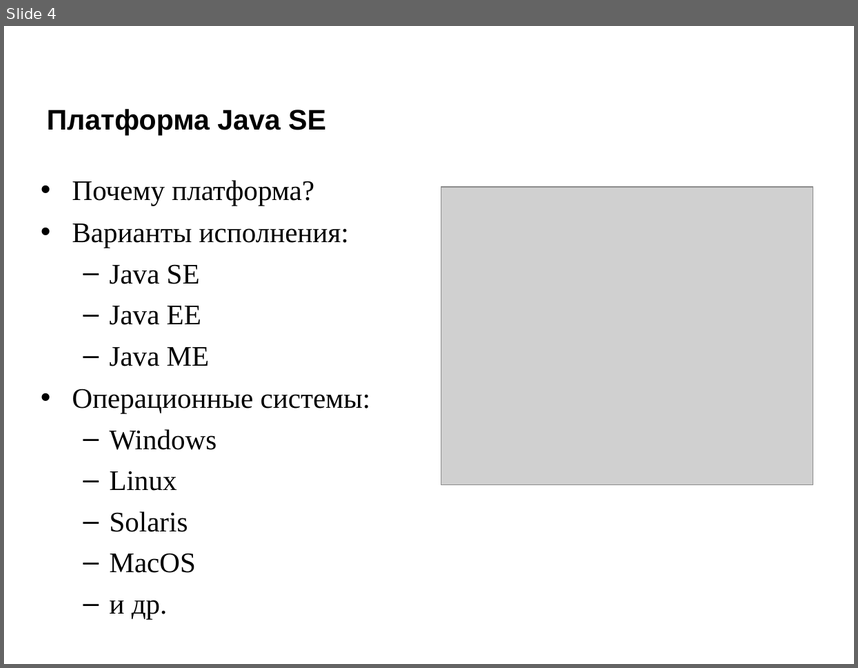
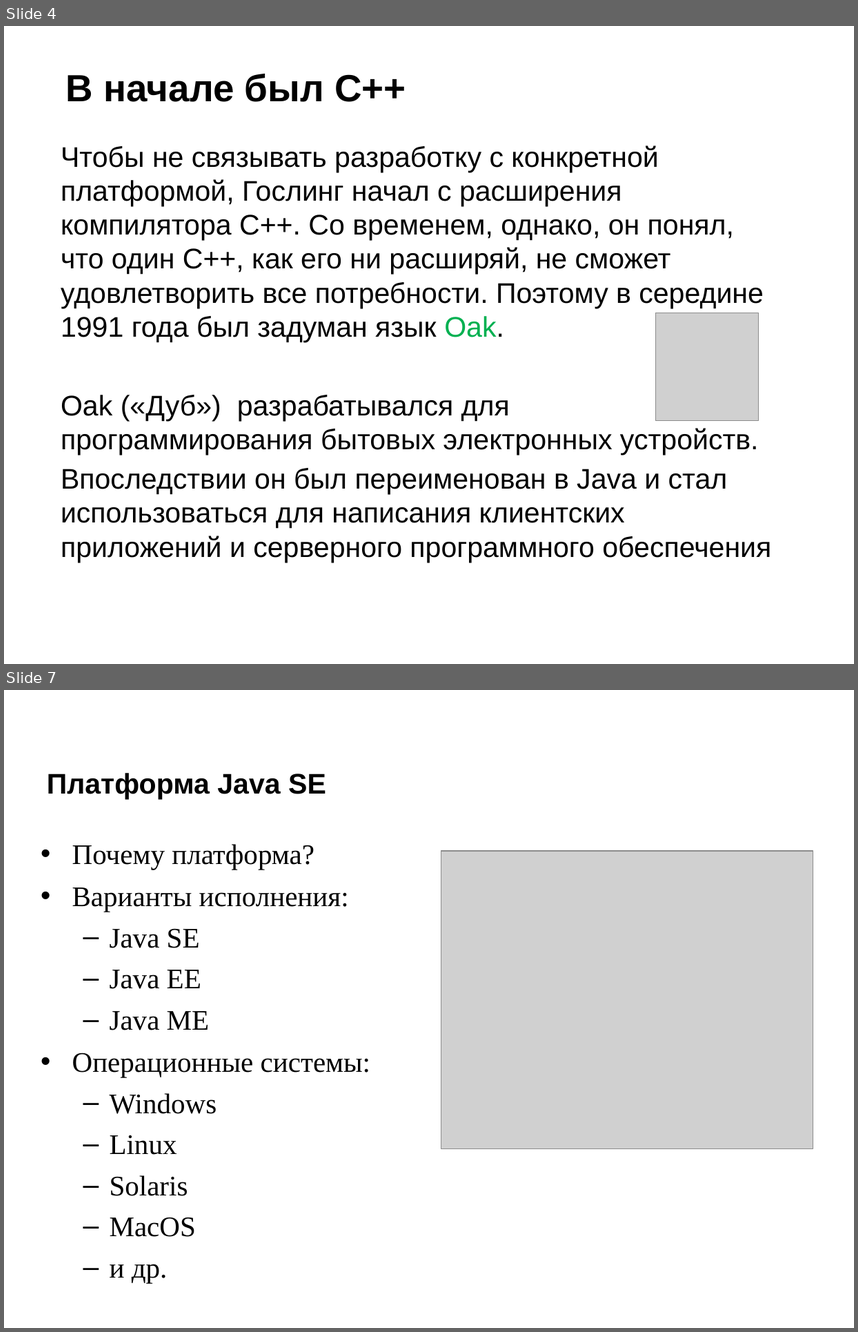
Before and after one commit to maxchv/JavaLessons, a slide deck: Lesson01/Or_JavaSE_intro.ppt [Режим совместимости] [восстановлен].ppt. Shown one above the other, each under a label of ours: slide 4 before the commit, slides 4 and 7 after it; the slides between them are not shown. The pictures are 858x668 and 858x1332 pixels, drawn with LibreOffice and Linux fonts; fonts in the diff are those of the drawing; grey boxes stand for pictures; background and template pictures are left out. Boxes give left, top, right and bottom in pixels: in the first picture for what was removed or moved away, otherwise in the second. Text is boxed around its words. In the diff, an @@ line names an element or a change of style, - is before the commit and + after.

```diff
--- a/Lesson01/Or_JavaSE_intro.ppt [Режим совместимости] [восстановлен].ppt
+++ b/Lesson01/Or_JavaSE_intro.ppt [Режим совместимости] [восстановлен].ppt
@@ slide 4 added at (4, 26, 854, 664), background #FFFFFF @@
@@ title added at (66, 74, 406, 102), 32 pt, text #000000, bold @@
+В начале был С++
@@ text added at (61, 145, 771, 562), 24 pt, text #000000 @@
+Чтобы не связывать разработку с конкретной платформой, Гослинг начал с расширения компилятора С++. Со временем, однако, он понял, что один С++, как его ни расширяй, не сможет удовлетворить все потребности. Поэтому в середине 1991 года был задуман язык Oak.
+Oak («Дуб») разрабатывался для программирования бытовых электронных устройств.
+Впоследствии он был переименован в Java и стал использоваться для написания клиентских приложений и серверного программного обеспечения
@@ picture added at (656, 312, 759, 421) @@
@@ what was slide 4 is now slide 7 @@
```
Also in this commit, not shown: 5 slides changed, 4 other slides added, 7 slides removed, 4 other files.
